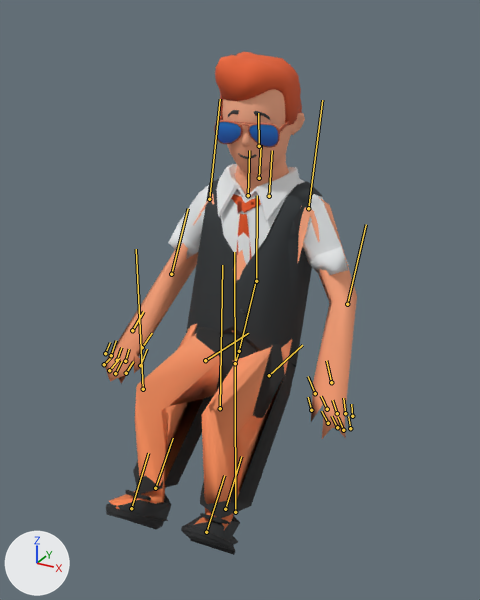
One commit to the glTF model public/models/supplied/waistcoat.glb: the scene before it, then after it.
Before and after are seen from a 50 mm camera at (0.814, -1.452, 1.463) aimed at (0.041, -0.045, 0.76). Arrows for +X, +Y and +Z are at lower left; the lights stay in place. The picture after the commit comes second. Both versions are drawn at frame 0 of the action 'Sit'; the numbers are the values there. The bones that change, and the others that lie on the model, are drawn over the model as lines.

Names of what the first picture shows: 'CivilianBody'.
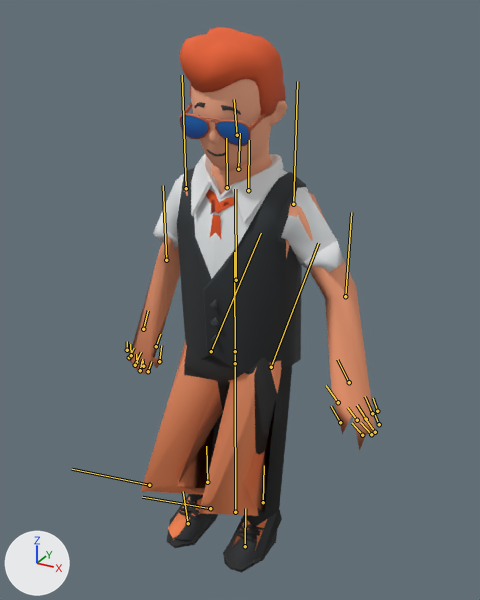
Pixel boxes [x1, y1, x2, y2] of what changed, in the pictures (480 x 600 px):
```json
{"object": "CivilianBody", "change": "posed", "before": [104, 52, 357, 555], "after": [128, 27, 376, 573], "on screen": "9% taller"}
{"bone": "Hips", "before": "(235, 363) to (239, 351)", "after": "(235, 363) to (235, 351)"}
{"bone": "LeftUpLeg", "before": "(269, 375) to (302, 345)", "after": "(271, 367) to (318, 243)"}
{"bone": "LeftLeg", "before": "(220, 408) to (222, 265)", "after": "(210, 508) to (142, 497)"}
{"bone": "LeftFoot", "before": "(225, 509) to (241, 456)", "after": "(263, 502) to (264, 465)"}
{"bone": "Spine", "before": "(239, 351) to (256, 280)", "after": "(235, 351) to (234, 281)"}
{"bone": "Spine1", "before": "(256, 281) to (257, 195)", "after": "(236, 280) to (235, 189)"}
{"bone": "LeftShoulder", "before": "(269, 196) to (272, 150)", "after": "(248, 190) to (249, 140)"}
{"bone": "LeftArm", "before": "(308, 208) to (322, 100)", "after": "(293, 204) to (297, 81)"}
{"bone": "LeftForeArm", "before": "(347, 304) to (366, 224)", "after": "(345, 296) to (351, 212)"}
{"bone": "RightShoulder", "before": "(248, 195) to (249, 150)", "after": "(227, 187) to (226, 138)"}
{"bone": "RightArm", "before": "(209, 199) to (220, 99)", "after": "(186, 188) to (182, 75)"}
{"bone": "RightForeArm", "before": "(171, 274) to (188, 208)", "after": "(166, 260) to (163, 185)"}
{"bone": "RightUpLeg", "before": "(205, 360) to (248, 333)", "after": "(211, 351) to (261, 233)"}
{"bone": "RightLeg", "before": "(143, 389) to (136, 249)", "after": "(149, 485) to (72, 469)"}
{"bone": "RightFoot", "before": "(155, 488) to (173, 438)", "after": "(207, 482) to (206, 446)"}
```

Edits to the scene script, one JSON object a line:
```json
{"block": "bone_hips", "where": "bone_hips = bpy.data.objects['Canonical civilian'].pose.bones['Hips']  # child of 'Root'"}
{"op": "set", "path": "bone_hips.rotation_quaternion", "old": "(0.903, -0.421, 0.084, 0.006)", "new": "(1.0, 0.0, 0.0, 0.0)", "note": "degrees (-50, 9, -3) -> degrees (0, 0, 0)"}
{"block": "bone_leftupleg", "where": "bone_leftupleg = bpy.data.objects['Canonical civilian'].pose.bones['LeftUpLeg']  # child of 'Hips'"}
{"op": "set", "path": "bone_leftupleg.rotation_quaternion", "old": "(0.889, -0.457, 0.0, 0.0)", "new": "(0.911, -0.412, 0.0, 0.0)", "note": "degrees (-54, 0, 0) -> degrees (-49, 0, 0)"}
{"block": "bone_leftleg", "where": "bone_leftleg = bpy.data.objects['Canonical civilian'].pose.bones['LeftLeg']  # child of 'LeftUpLeg'"}
{"op": "set", "path": "bone_leftleg.rotation_quaternion", "old": "(0.582, 0.813, 0.0, 0.0)", "new": "(0.66, 0.751, 0.0, 0.0)", "note": "degrees (109, 0, 0) -> degrees (97, 0, 0)"}
{"block": "bone_leftfoot", "where": "bone_leftfoot = bpy.data.objects['Canonical civilian'].pose.bones['LeftFoot']  # child of 'LeftLeg'"}
{"op": "set", "path": "bone_leftfoot.rotation_quaternion", "old": "(0.889, -0.457, 0.0, 0.0)", "new": "(0.911, -0.412, 0.0, 0.0)", "note": "degrees (-54, 0, 0) -> degrees (-49, 0, 0)"}
{"block": "bone_spine", "where": "bone_spine = bpy.data.objects['Canonical civilian'].pose.bones['Spine']  # child of 'Hips'"}
{"op": "set", "path": "bone_spine.rotation_quaternion", "old": "(0.994, 0.105, 0.037, 0.013)", "new": "(1.0, 0.0, 0.0, 0.0)", "note": "degrees (12, 4, 2) -> degrees (0, 0, 0)"}
{"block": "bone_spine1", "where": "bone_spine1 = bpy.data.objects['Canonical civilian'].pose.bones['Spine1']  # child of 'Spine'"}
{"op": "set", "path": "bone_spine1.rotation_quaternion", "old": "(0.965, 0.246, -0.082, 0.049)", "new": "(1.0, 0.0, 0.0, 0.0)", "note": "degrees (28, -10, 3) -> degrees (0, 0, 0)"}
{"block": "bone_leftshoulder", "where": "bone_leftshoulder = bpy.data.objects['Canonical civilian'].pose.bones['LeftShoulder']  # child of 'Spine1'"}
{"op": "set", "path": "bone_leftshoulder.rotation_quaternion", "old": "(0.997, 0.013, -0.063, -0.038)", "new": "(1.0, 0.0, 0.0, 0.0)", "note": "degrees (2, -7, -4) -> degrees (0, 0, 0)"}
{"block": "bone_leftarm", "where": "bone_leftarm = bpy.data.objects['Canonical civilian'].pose.bones['LeftArm']  # child of 'LeftShoulder'"}
{"op": "set", "path": "bone_leftarm.rotation_quaternion", "old": "(0.985, -0.023, -0.173, -0.008)", "new": "(1.0, 0.0, 0.0, 0.0)", "note": "degrees (-3, -20, 0) -> degrees (0, 0, 0)"}
{"block": "bone_leftforearm", "where": "bone_leftforearm = bpy.data.objects['Canonical civilian'].pose.bones['LeftForeArm']  # child of 'LeftArm'"}
{"op": "set", "path": "bone_leftforearm.rotation_quaternion", "old": "(0.994, -0.094, 0.053, 0.019)", "new": "(1.0, 0.0, 0.0, 0.0)", "note": "degrees (-11, 6, 2) -> degrees (0, 0, 0)"}
{"block": "bone_rightshoulder", "where": "bone_rightshoulder = bpy.data.objects['Canonical civilian'].pose.bones['RightShoulder']  # child of 'Spine1'"}
{"op": "set", "path": "bone_rightshoulder.rotation_quaternion", "old": "(0.999, -0.019, -0.041, -0.012)", "new": "(1.0, 0.0, 0.0, 0.0)", "note": "degrees (-2, -5, -1) -> degrees (0, 0, 0)"}
{"block": "bone_rightarm", "where": "bone_rightarm = bpy.data.objects['Canonical civilian'].pose.bones['RightArm']  # child of 'RightShoulder'"}
{"op": "set", "path": "bone_rightarm.rotation_quaternion", "old": "(0.995, -0.047, 0.083, -0.022)", "new": "(1.0, 0.0, 0.0, 0.0)", "note": "degrees (-6, 9, -3) -> degrees (0, 0, 0)"}
{"block": "bone_rightforearm", "where": "bone_rightforearm = bpy.data.objects['Canonical civilian'].pose.bones['RightForeArm']  # child of 'RightArm'"}
{"op": "set", "path": "bone_rightforearm.rotation_quaternion", "old": "(0.981, -0.193, -0.021, 0.006)", "new": "(1.0, 0.0, 0.0, 0.0)", "note": "degrees (-22, -2, 1) -> degrees (0, 0, 0)"}
{"block": "bone_rightupleg", "where": "bone_rightupleg = bpy.data.objects['Canonical civilian'].pose.bones['RightUpLeg']  # child of 'Hips'"}
{"op": "set", "path": "bone_rightupleg.rotation_quaternion", "old": "(0.889, -0.457, 0.0, 0.0)", "new": "(0.911, -0.412, 0.0, 0.0)", "note": "degrees (-54, 0, 0) -> degrees (-49, 0, 0)"}
{"block": "bone_rightleg", "where": "bone_rightleg = bpy.data.objects['Canonical civilian'].pose.bones['RightLeg']  # child of 'RightUpLeg'"}
{"op": "set", "path": "bone_rightleg.rotation_quaternion", "old": "(0.582, 0.813, 0.0, 0.0)", "new": "(0.66, 0.751, 0.0, 0.0)", "note": "degrees (109, 0, 0) -> degrees (97, 0, 0)"}
{"block": "bone_rightfoot", "where": "bone_rightfoot = bpy.data.objects['Canonical civilian'].pose.bones['RightFoot']  # child of 'RightLeg'"}
{"op": "set", "path": "bone_rightfoot.rotation_quaternion", "old": "(0.889, -0.457, 0.0, 0.0)", "new": "(0.911, -0.412, 0.0, 0.0)", "note": "degrees (-54, 0, 0) -> degrees (-49, 0, 0)"}
```
